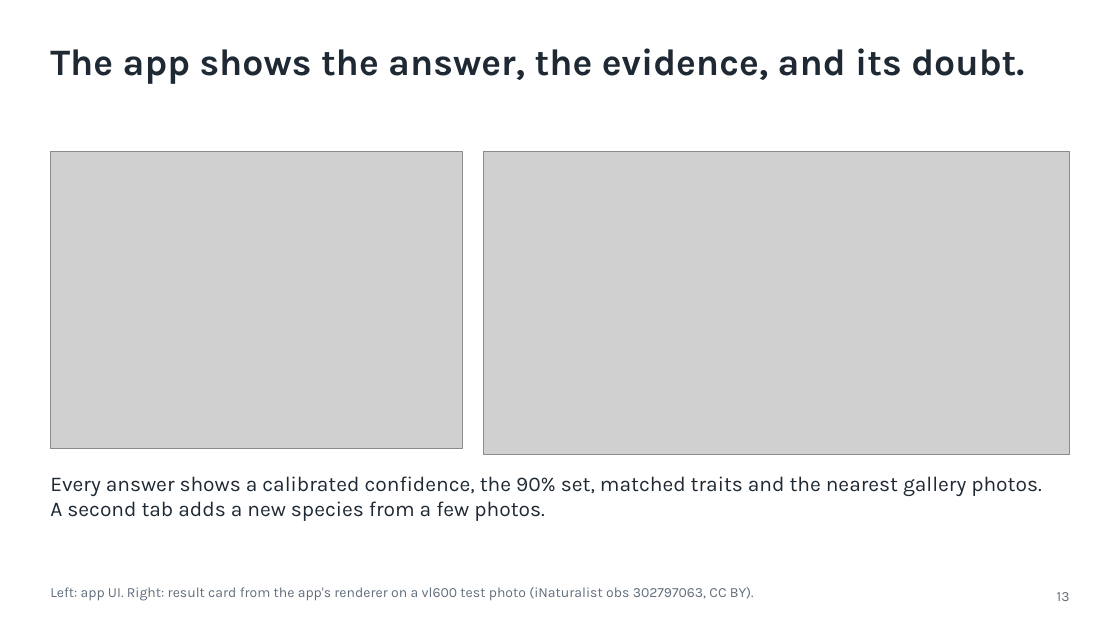
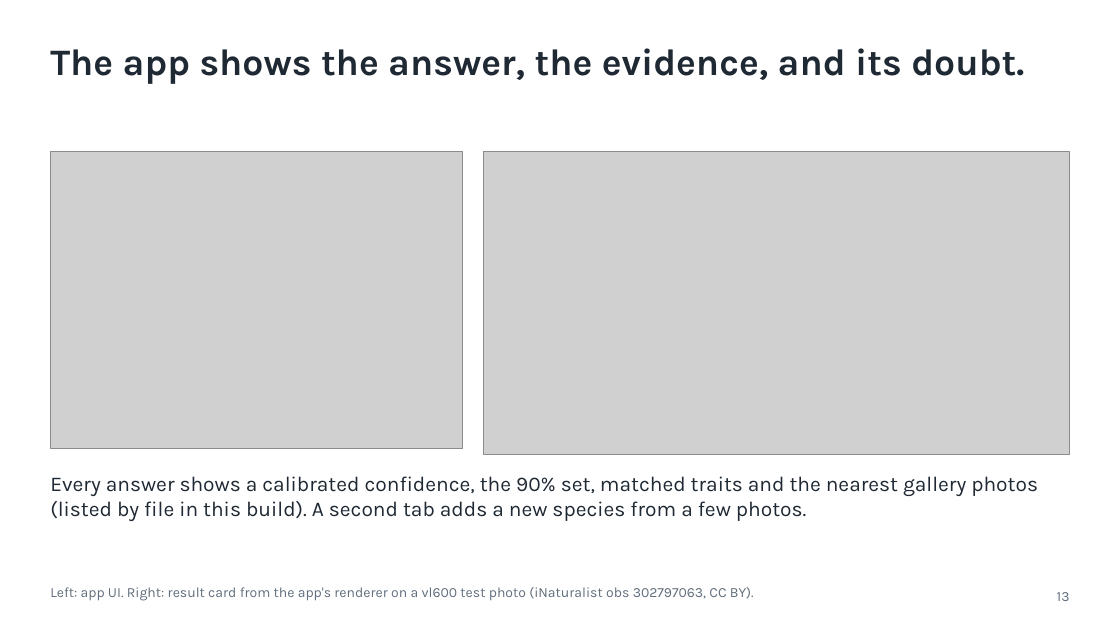
Before and after one commit to shadowBit01/Plant-Classifier-model, a slide deck: slide 13 of pitch/VanaLens.pptx. Drawn at 1120x630 pixels with LibreOffice and Linux fonts; fonts in the diff are those of the drawing; grey boxes stand for pictures. Boxes give left, top, right and bottom in pixels: in the first picture for what was removed or moved away, otherwise in the second. Text is boxed around its words. In the diff, an @@ line names an element or a change of style, - is before the commit and + after.

```diff
--- a/pitch/VanaLens.pptx
+++ b/pitch/VanaLens.pptx
@@ text at bbox=[50, 476, 1038, 521]: text changed @@
-Every answer shows a calibrated confidence, the 90% set, matched traits and the nearest gallery photos.
-A second tab adds a new species from a few photos.
+Every answer shows a calibrated confidence, the 90% set, matched traits and the nearest gallery photos
+(listed by file in this build). A second tab adds a new species from a few photos.
```
Also in this commit, not shown: 13 other slides changed, 28 other files.
